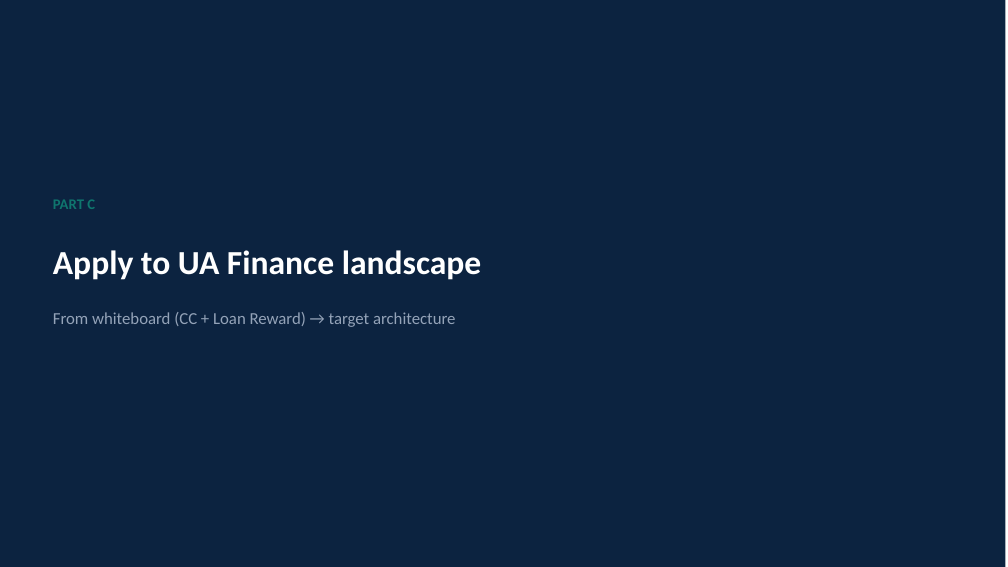
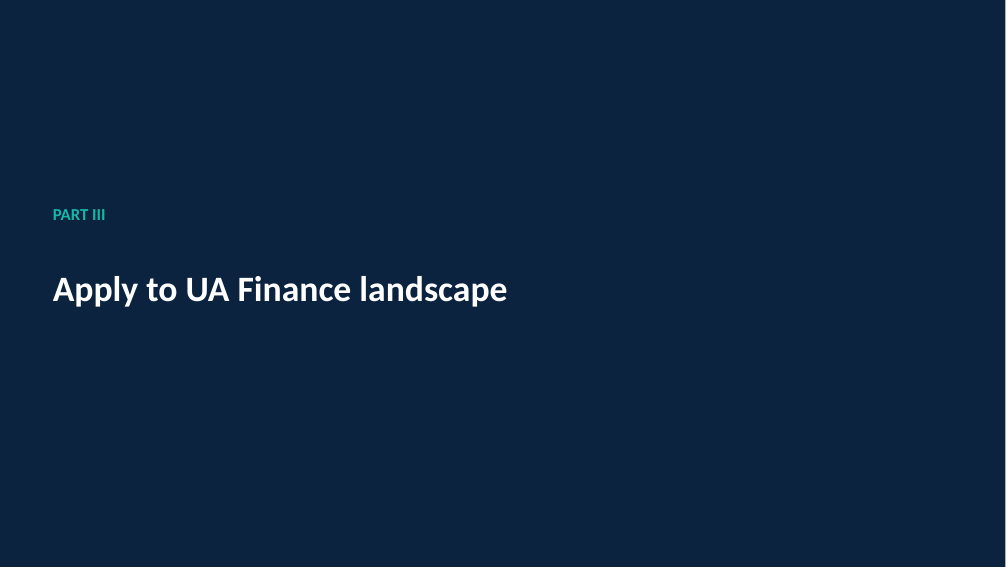
Before and after one commit to yky32/ledger-engine, a slide deck: slide 11 of docs/decks/LedgeRX-Executive-Briefing-v2.pptx (slide 12 before the commit). Drawn at 1008x567 pixels with LibreOffice and Linux fonts; fonts in the diff are those of the drawing. Boxes give left, top, right and bottom in pixels: in the first picture for what was removed or moved away, otherwise in the second. Text is boxed around its words. In the diff, an @@ line names an element or a change of style, - is before the commit and + after.

```diff
--- a/docs/decks/LedgeRX-Executive-Briefing-v2.pptx
+++ b/docs/decks/LedgeRX-Executive-Briefing-v2.pptx
@@ text at bbox=[53, 209, 105, 220]: text changed; size 14 to 16 pt; text colour #0F766E to #14B8A6 @@
-PART C
+PART III
@@ text "Apply to UA Finance landscape": place and size @@
-text "Apply to UA Finance landscape" at bbox=[53, 250, 482, 280]
+text "Apply to UA Finance landscape" at bbox=[53, 276, 507, 307]
@@ text "Apply to UA Finance landscape" at bbox=[53, 276, 507, 307]: size 32 to 34 pt @@
@@ text removed at bbox=[53, 312, 456, 327] @@
-From whiteboard (CC + Loan Reward) → target architecture
```
Also in this commit, not shown: 10 other slides changed, 18 slides added, 15 slides removed, 7 other files.
